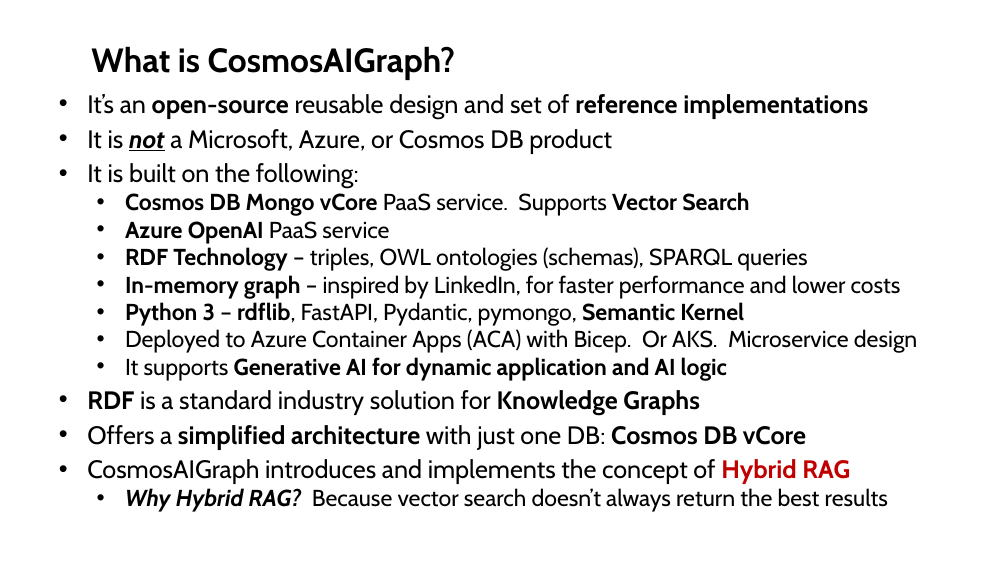
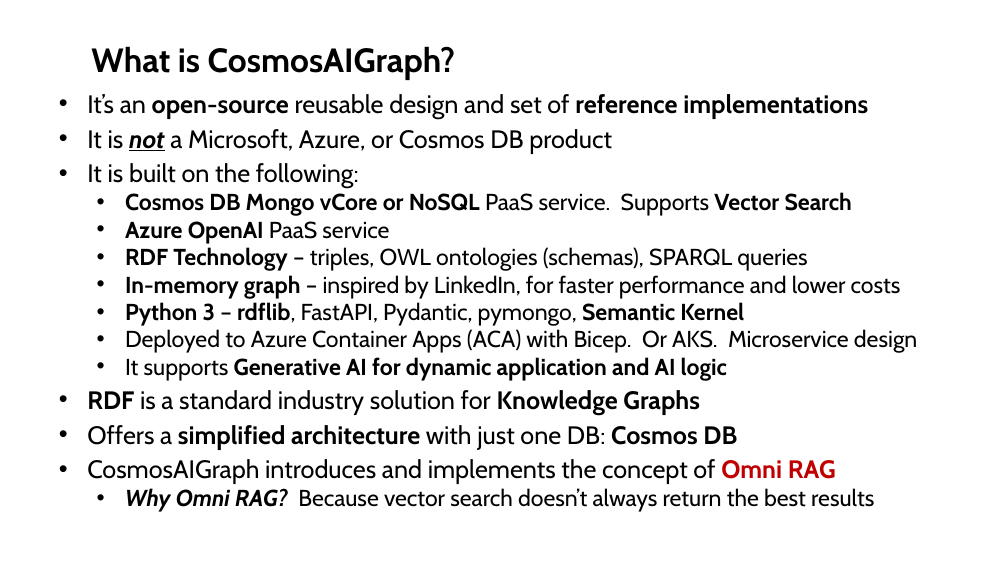
Before and after one commit to cjoakim/CosmosAIGraph, a slide deck: slide 3 of presentations/CosmosAIGraph-v2.pptx. Drawn at 1008x567 pixels with LibreOffice and Linux fonts; fonts in the diff are those of the drawing. Boxes give left, top, right and bottom in pixels: in the first picture for what was removed or moved away, otherwise in the second. Text is boxed around its words. In the diff, an @@ line names an element or a change of style, - is before the commit and + after.

```diff
--- a/presentations/CosmosAIGraph-v2.pptx
+++ b/presentations/CosmosAIGraph-v2.pptx
@@ subtitle at (125, 192, 852, 216): text changed @@
-  • Cosmos DB Mongo vCore PaaS service. Supports Vector Search
+  • Cosmos DB Mongo vCore or NoSQL PaaS service. Supports Vector Search
@@ subtitle at (87, 425, 874, 512): text changed @@
-• Offers a simplified architecture with just one DB: Cosmos DB vCore
-• CosmosAIGraph introduces and implements the concept of Hybrid RAG
-  • Why Hybrid RAG? Because vector search doesn’t always return the best results
+• Offers a simplified architecture with just one DB: Cosmos DB
+• CosmosAIGraph introduces and implements the concept of Omni RAG
+  • Why Omni RAG? Because vector search doesn’t always return the best results
```
Also in this commit, not shown: 5 other slides changed, 1 slide added, 1 slide removed, 27 other files.
